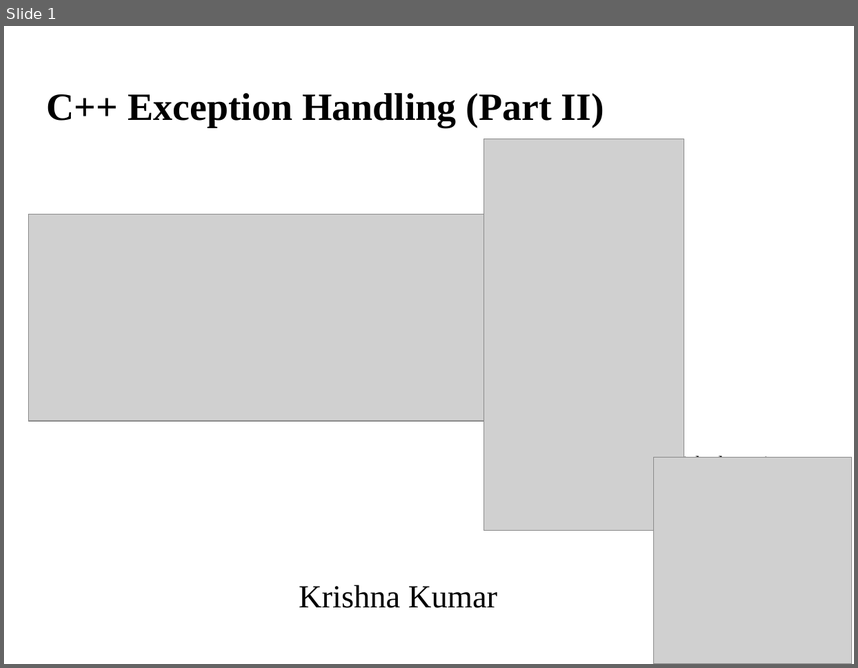
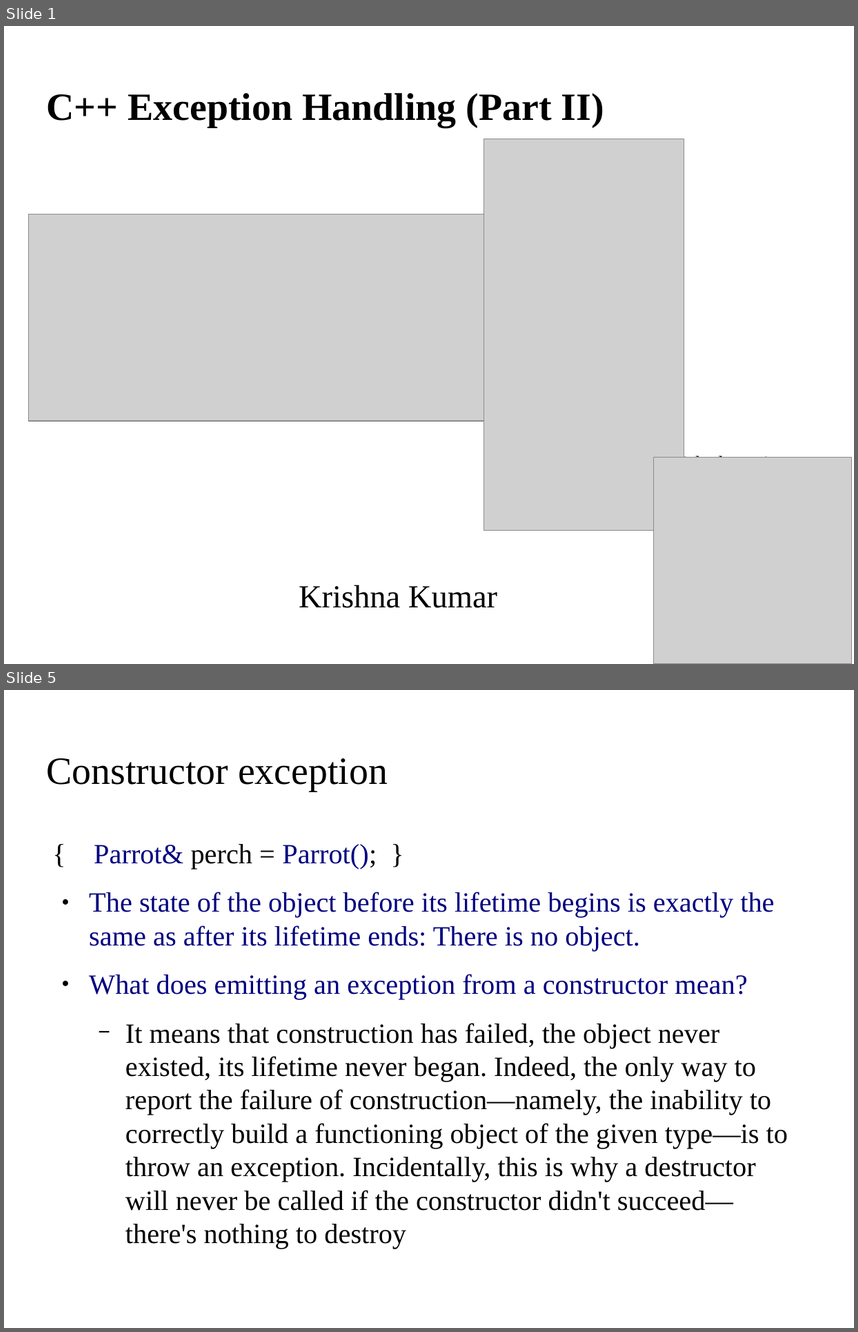
Before and after one commit to kks32/cpp-software-development, a slide deck: Ex10_Exception_Handling_II/Ex10_Exception_Handling_II.odp. Shown one above the other, each under a label of ours: slide 1 before the commit, slides 1 and 5 after it; the slides between them are not shown. The pictures are 858x668 and 858x1332 pixels, drawn with LibreOffice and Linux fonts; fonts in the diff are those of the drawing; grey boxes stand for pictures; background and template pictures are left out. Boxes give left, top, right and bottom in pixels: in the first picture for what was removed or moved away, otherwise in the second. Text is boxed around its words. In the diff, an @@ line names an element or a change of style, - is before the commit and + after.

Commit message:
Multiple Exceptions

```diff
--- a/Ex10_Exception_Handling_II/Ex10_Exception_Handling_II.odp
+++ b/Ex10_Exception_Handling_II/Ex10_Exception_Handling_II.odp
@@ slide 5 added at bbox=[4, 690, 854, 1328], background picture (left out) @@
@@ title added at bbox=[47, 758, 388, 791], 36 pt, text #000000 @@
+Constructor exception
@@ text added at bbox=[89, 844, 788, 1249], 26 pt, text #000000 @@
+{ Parrot& perch = Parrot(); }
+● The state of the object before its lifetime begins is exactly the same as after its lifetime ends: There is no object.
+● What does emitting an exception from a constructor mean?
+  − It means that construction has failed, the object never existed, its lifetime never began. Indeed, the only way to report the failure of construction—namely, the inability to correctly build a functioning object of the given type—is to throw an exception. Incidentally, this is why a destructor will never be called if the constructor didn't succeed—there's nothing to destroy
```
Also in this commit, not shown: 1 slide changed, 5 other slides added, 4 other files.
